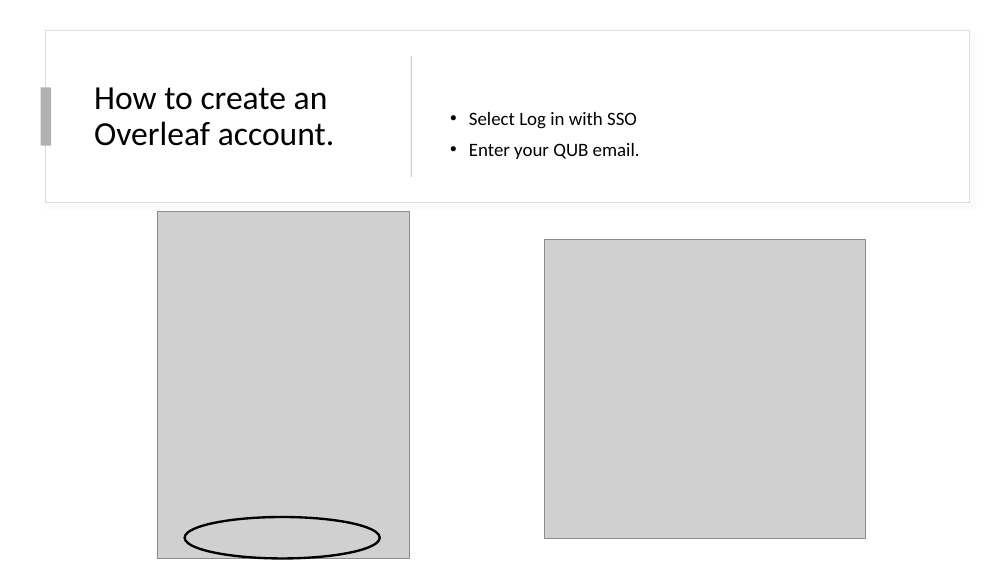
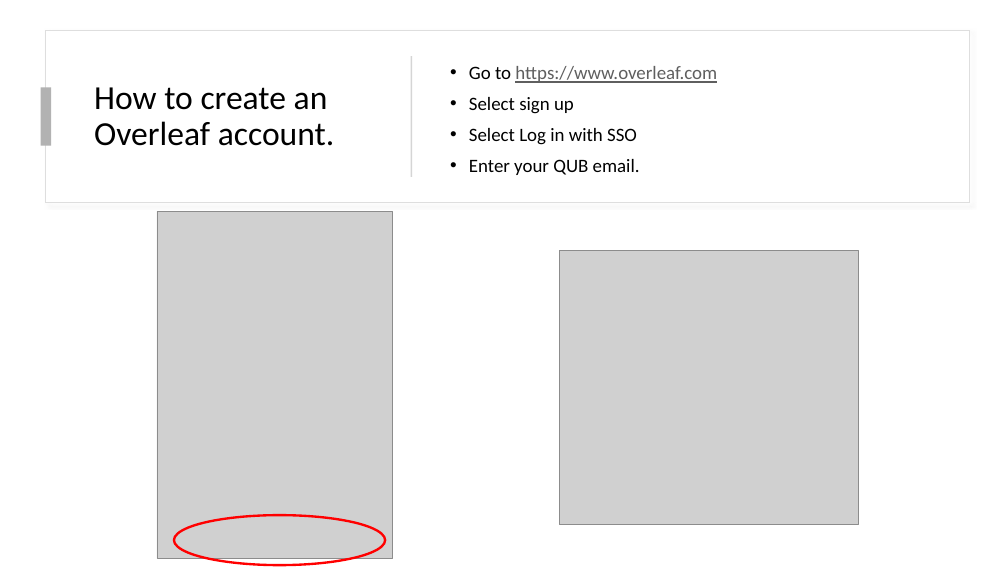
Before and after one commit to ocunningham08/LaTeX-Workshop, a slide deck: slide 4 of Workshop.pptx (slide 10 before the commit). Drawn at 1008x567 pixels with LibreOffice and Linux fonts; fonts in the diff are those of the drawing; grey boxes stand for pictures. Boxes give left, top, right and bottom in pixels: in the first picture for what was removed or moved away, otherwise in the second. Text is boxed around its words. In the diff, an @@ line names an element or a change of style, - is before the commit and + after.

```diff
--- a/Workshop.pptx
+++ b/Workshop.pptx
@@ text "Go to https://www.overleaf.com" moved from (x1=469, y1=112, x2=640, y2=159) to (x1=469, y1=66, x2=717, y2=175) @@
@@ text at (x1=469, y1=66, x2=717, y2=114): paragraphs added @@
+• Go to https://www.overleaf.com
+• Select sign up
@@ picture resized from (x1=157, y1=212, x2=410, y2=559) to (x1=157, y1=212, x2=393, y2=559) @@
@@ picture resized from (x1=545, y1=240, x2=866, y2=538) to (x1=560, y1=250, x2=858, y2=525) @@
@@ ellipse resized from (x1=185, y1=517, x2=380, y2=559) to (x1=174, y1=515, x2=385, y2=565) @@
@@ ellipse at (x1=174, y1=515, x2=385, y2=565): outline #000000 2.25 pt to #FF0000 2.25 pt @@
```
Also in this commit, not shown: 21 other slides changed, 6 slides removed, 1 other file.
